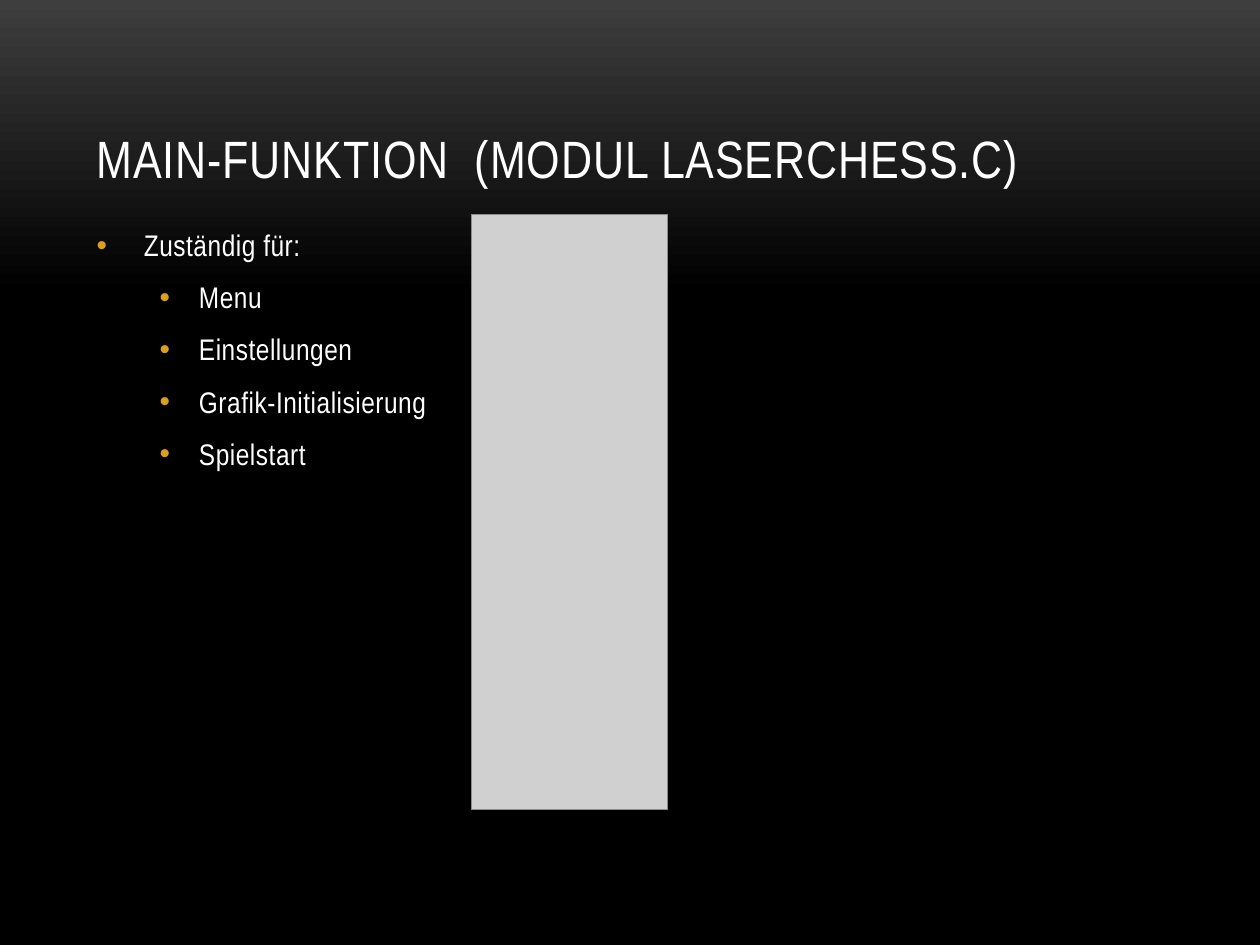
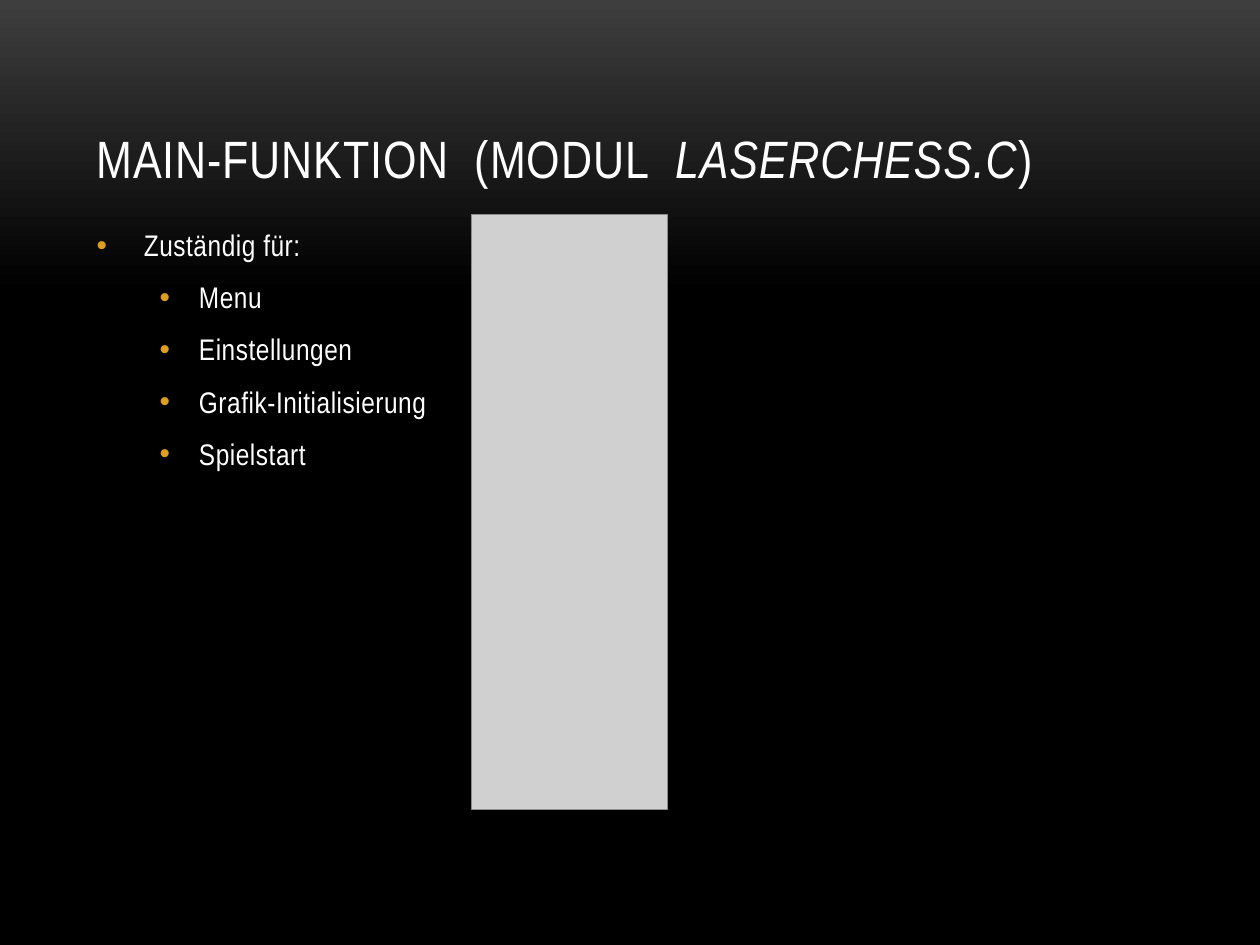
Before and after one commit to stocyr/LaserChess, a slide deck: slide 5 of docs/LaserChess.pptx. Drawn at 1260x945 pixels with LibreOffice and Linux fonts; fonts in the diff are those of the drawing; grey boxes stand for pictures; background and template pictures are left out. Boxes give left, top, right and bottom in pixels: in the first picture for what was removed or moved away, otherwise in the second. Text is boxed around its words. In the diff, an @@ line names an element or a change of style, - is before the commit and + after.

```diff
--- a/docs/LaserChess.pptx
+++ b/docs/LaserChess.pptx
@@ title "MAIN-FUNKTION (MODUL LASERCHESS.C)" at (x1=97, y1=140, x2=1032, y2=188): italic on in "LASERCHESS.C)" @@
```
Also in this commit, not shown: 8 other slides changed.
